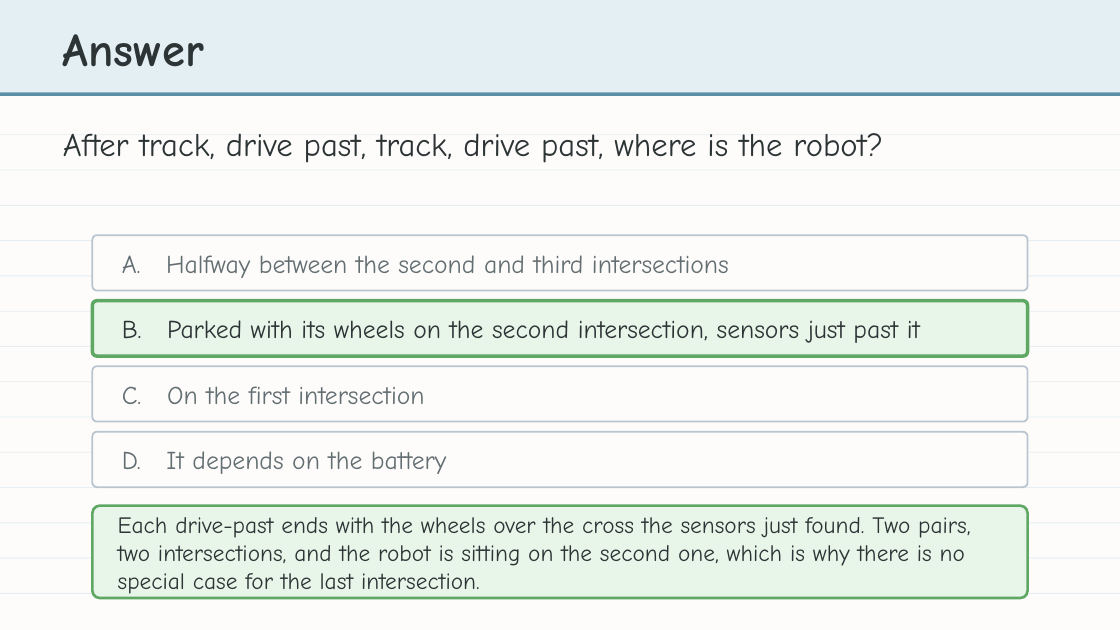
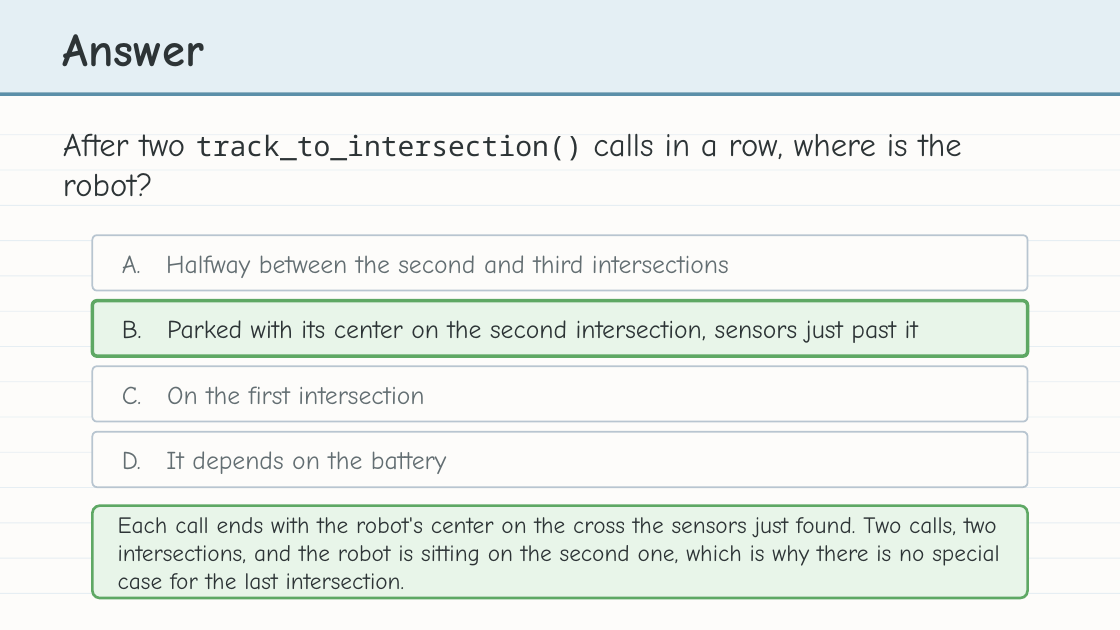
Before and after one commit to bradamiller/LearningPython, a slide deck: slide 8 of static/slides/module-03-grid-driving/module-3-lesson-02-driving-multiple-intersections.pptx (slide 12 before the commit). Drawn at 1120x630 pixels with LibreOffice and Linux fonts; fonts in the diff are those of the drawing. Boxes give left, top, right and bottom in pixels: in the first picture for what was removed or moved away, otherwise in the second. Text is boxed around its words. In the diff, an @@ line names an element or a change of style, - is before the commit and + after.

```diff
--- a/static/slides/module-03-grid-driving/module-3-lesson-02-driving-multiple-intersections.pptx
+++ b/static/slides/module-03-grid-driving/module-3-lesson-02-driving-multiple-intersections.pptx
@@ text at box(63, 133, 962, 196): text changed @@
-After track, drive past, track, drive past, where is the robot?
+After two track_to_intersection() calls in a row, where is the robot?
@@ text at box(122, 320, 918, 343): text changed @@
-B. Parked with its wheels on the second intersection, sensors just past it
+B. Parked with its center on the second intersection, sensors just past it
@@ text at box(118, 517, 1000, 597): text changed @@
-Each drive-past ends with the wheels over the cross the sensors just found. Two pairs, two intersections, and the robot is sitting on the second one, which is why there is no special case for the last intersection.
+Each call ends with the robot's center on the cross the sensors just found. Two calls, two intersections, and the robot is sitting on the second one, which is why there is no special case for the last intersection.
```
Also in this commit, not shown: 10 other slides changed, 9 slides removed, 13 other files.
